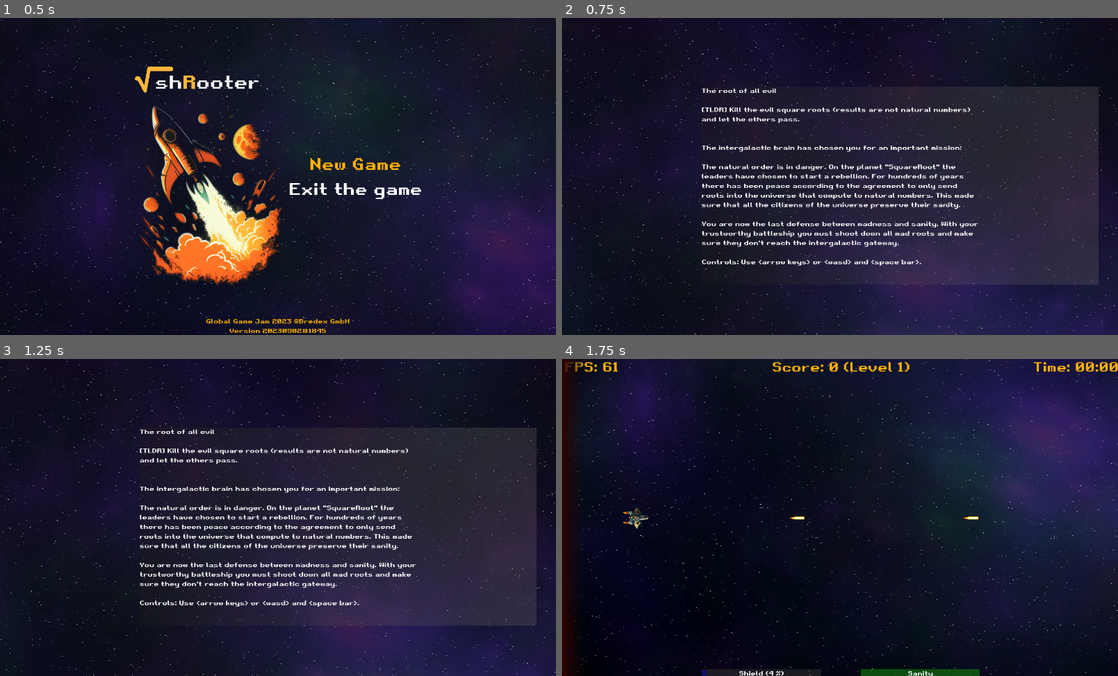
Above: before the commit, frames 1-4 (two rows, left to right).
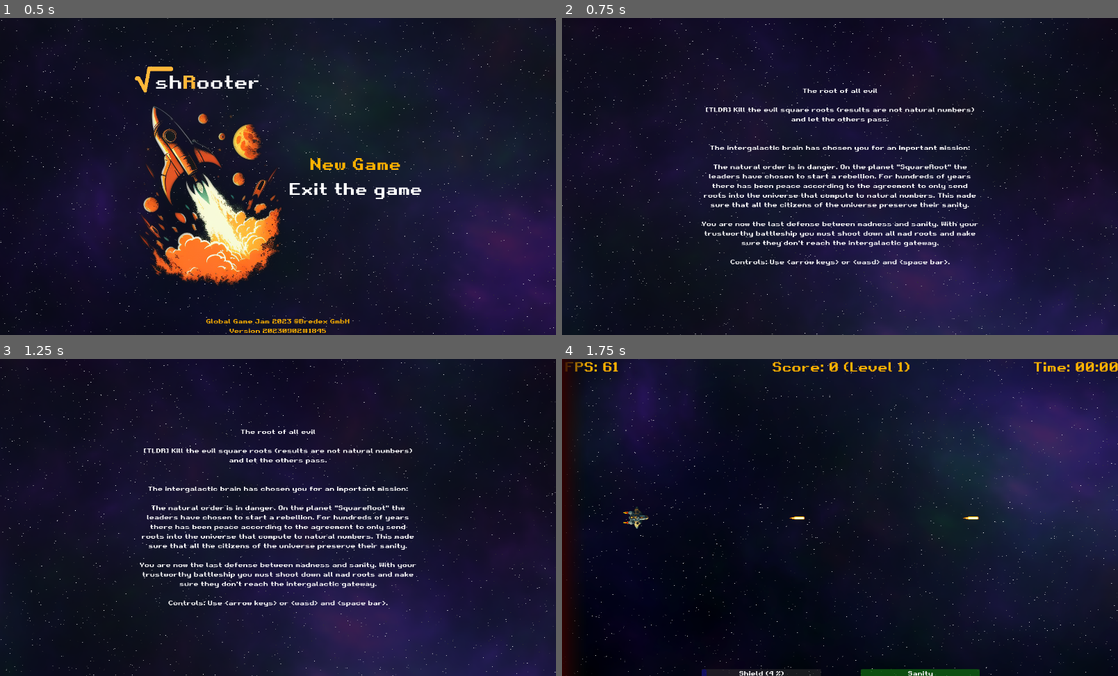
Above: after the commit, the same moments.

Repository: gingerr/ggj-2023-roots-one
Game: Godot game, scene res://MainMenu.tscn
Two runs of this game, one before a commit and one after it. Both use one fixed random seed, a clock stepped at 60 frames per second and the inputs below.
Inputs:
- Up to frame 1 (0.5 s): no input
- Up to frame 2 (0.75 s): click "New Game" at 0.5 s
- Up to frame 3 (1.25 s): no input
- Up to frame 4 (1.75 s): tap Enter (ui_accept) at 1.25, 1.52 s; hold Right (ui_right) from 1.28 s (still down)

Frame 1 is identical in both runs. In frame 2, 13% of the frame differs, in the area x 25-97%, y 21-85%; in frame 3, 13%; in frame 4, nothing differs.

Commit message:
attempt at intro positioning fix

Diff:
--- a/Intro.gd
+++ b/Intro.gd
@@ -3,8 +3,8 @@
 func _ready():
 	Input.set_mouse_mode(Input.MOUSE_MODE_VISIBLE)
 	var text = load_text_file('res://resources/story.tres')
-	$VBoxContainer/Label.set_text(text)
-	Utils.default_font_color($VBoxContainer/Label)
+	$MarginContainer/VBoxContainer/Label.set_text(text)
+	Utils.default_font_color($MarginContainer/VBoxContainer/Label)
 
 func _input(event: InputEvent):
 	if event.get('pressed') and event.pressed:
--- a/Intro.tscn
+++ b/Intro.tscn
@@ -16,32 +16,39 @@
 
 [sub_resource type="LabelSettings" id="LabelSettings_qk7gr"]
 
-[node name="CenterContainer" type="CenterContainer"]
+[node name="CenterContainer" type="CanvasLayer"]
+script = ExtResource("3")
+
+[node name="MarginContainer" type="MarginContainer" parent="."]
+clip_contents = true
 anchors_preset = 15
 anchor_right = 1.0
 anchor_bottom = 1.0
-size_flags_horizontal = 6
-size_flags_vertical = 6
-script = ExtResource("3")
+grow_horizontal = 2
+grow_vertical = 2
 
-[node name="BackgroundLayer" parent="." instance=ExtResource("2")]
-
-[node name="VBoxContainer" type="VBoxContainer" parent="."]
+[node name="VBoxContainer" type="VBoxContainer" parent="MarginContainer"]
+clip_contents = true
 layout_mode = 2
 size_flags_horizontal = 3
 size_flags_vertical = 3
+alignment = 1
 
-[node name="Sprite2D" type="Sprite2D" parent="VBoxContainer"]
+[node name="Sprite2D" type="Sprite2D" parent="MarginContainer/VBoxContainer"]
+visible = false
 self_modulate = Color(1, 1, 1, 0.254902)
 material = SubResource("4")
+position = Vector2(688, 400)
 texture = SubResource("3")
-centered = false
 region_enabled = true
 region_rect = Rect2(0, 0, 1000, 500)
 
-[node name="Label" type="Label" parent="VBoxContainer"]
+[node name="Label" type="Label" parent="MarginContainer/VBoxContainer"]
 layout_direction = 2
 layout_mode = 2
 size_flags_vertical = 3
 label_settings = SubResource("LabelSettings_qk7gr")
-visible_characters_behavior = 1
+horizontal_alignment = 1
+vertical_alignment = 1
+
+[node name="BackgroundLayer" parent="." instance=ExtResource("2")]
